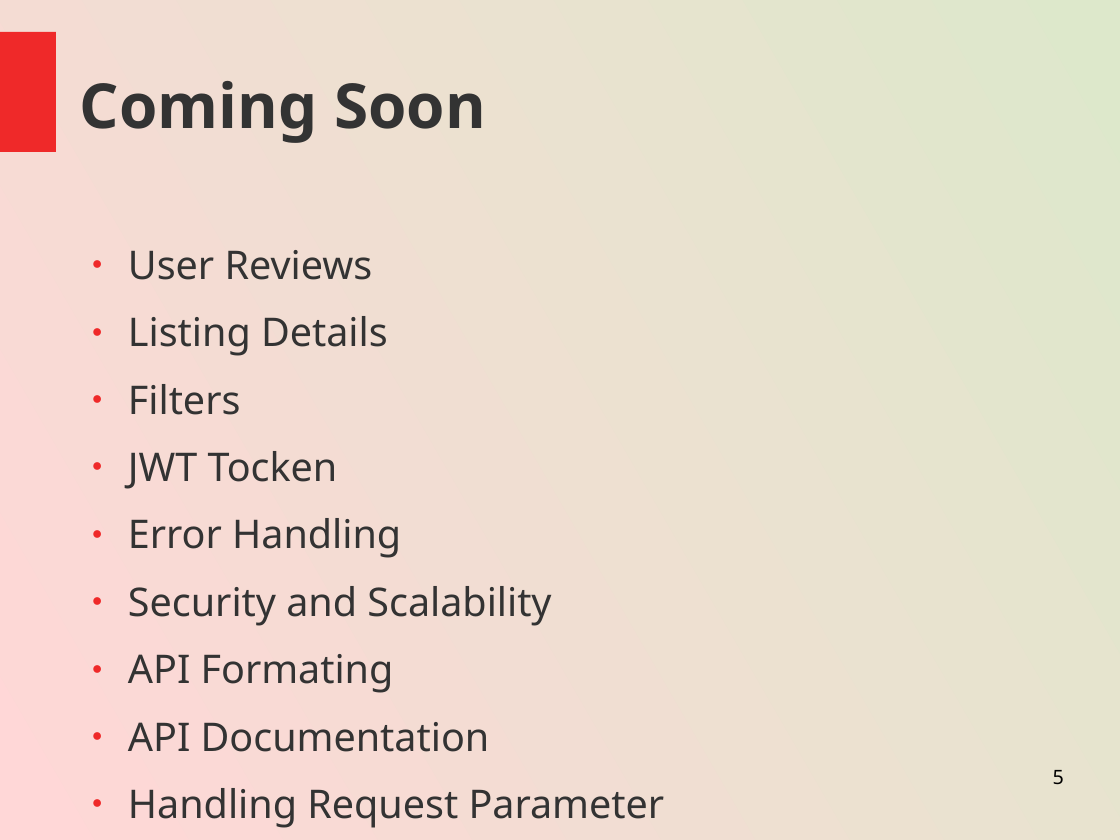
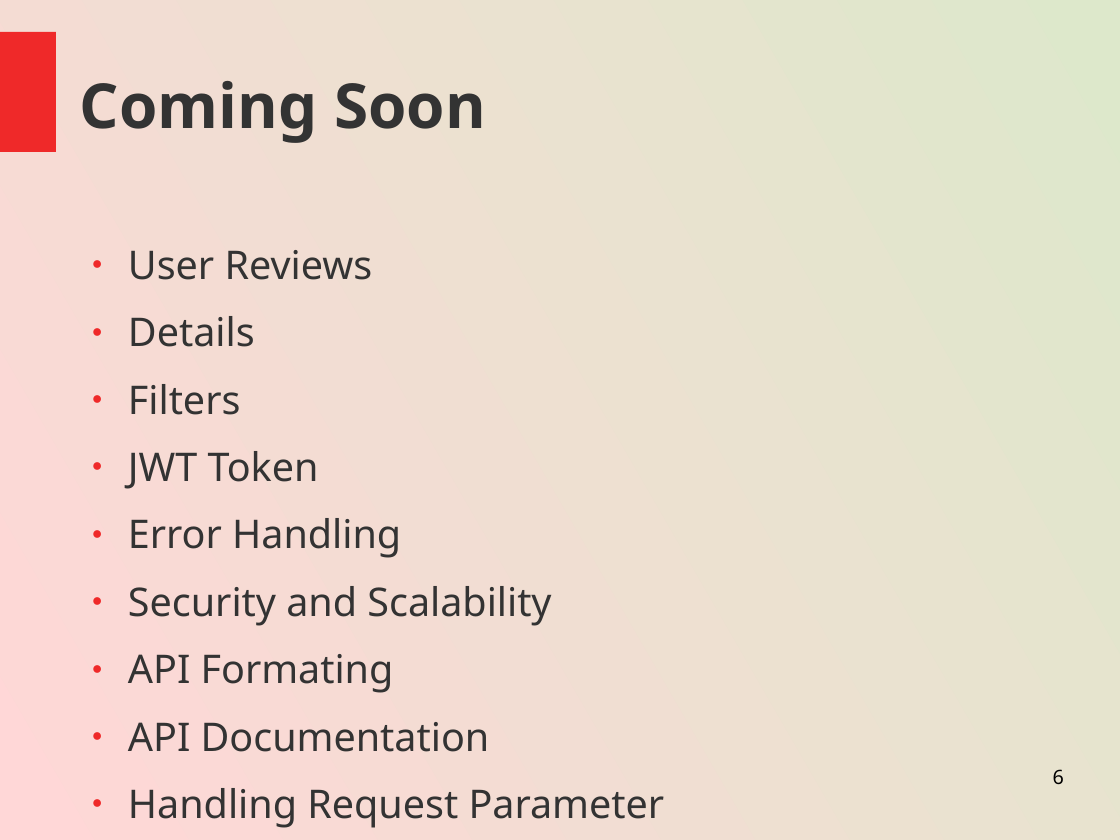
Before and after one commit to shreelimbkar/B9IS123_RRApp, a slide deck: slide 6 of GoSolo-ppt.odp (slide 5 before the commit). Drawn at 1120x840 pixels with LibreOffice and Linux fonts; fonts in the diff are those of the drawing. Boxes give left, top, right and bottom in pixels: in the first picture for what was removed or moved away, otherwise in the second. Text is boxed around its words. In the diff, an @@ line names an element or a change of style, - is before the commit and + after.

```diff
--- a/GoSolo-ppt.odp
+++ b/GoSolo-ppt.odp
@@ text at (x1=128, y1=316, x2=255, y2=347): text changed @@
-● Listing Details
+● Details
@@ text at (x1=128, y1=451, x2=319, y2=489): text changed @@
-● JWT Tocken
+● JWT Token
@@ page number at (x1=1053, y1=769, x2=1064, y2=785): text changed @@
-5
+6
```
Also in this commit, not shown: 2 other slides changed, 3 slides added.
